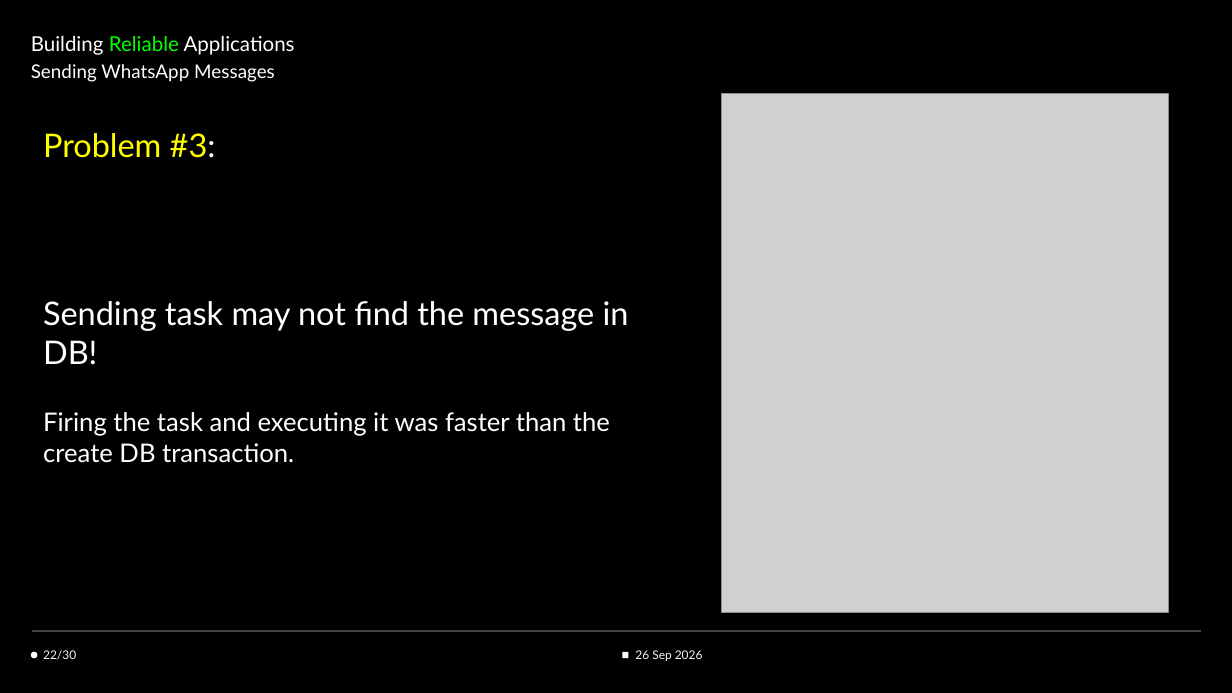
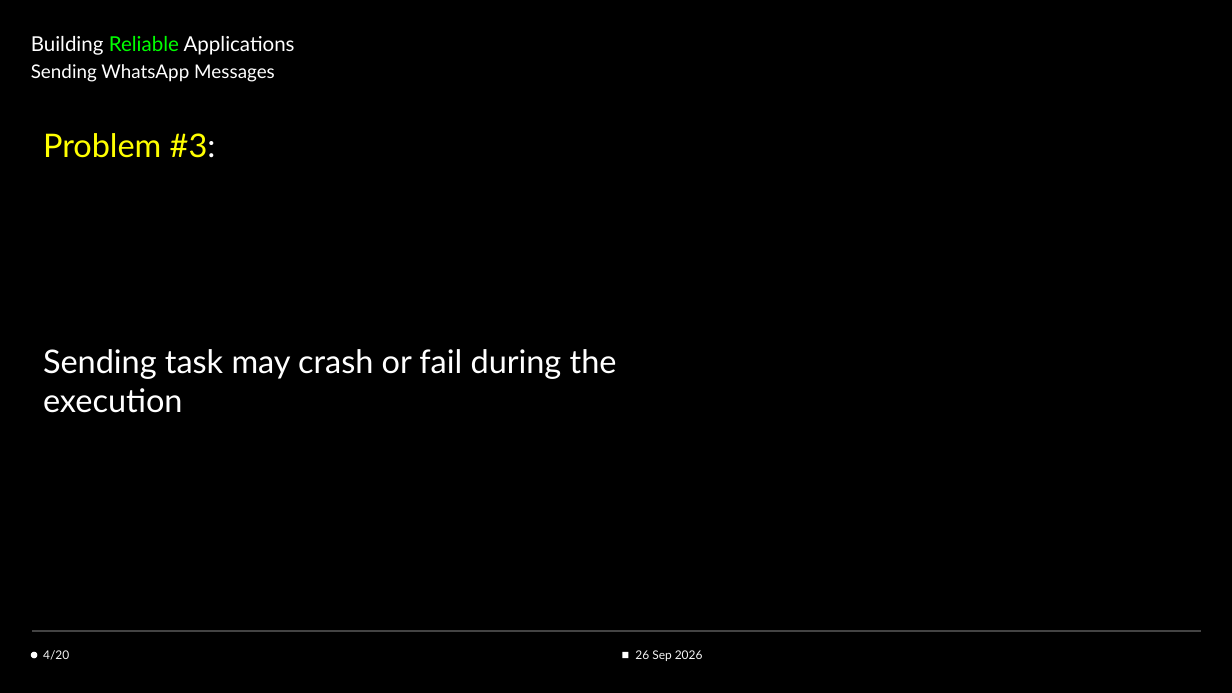
Before and after one commit to mo-waseem/realiable_app, a slide deck: slide 22 of Building Reliable Applications.pptx. Drawn at 1232x693 pixels with LibreOffice and Linux fonts; fonts in the diff are those of the drawing; grey boxes stand for pictures. Boxes give left, top, right and bottom in pixels: in the first picture for what was removed or moved away, otherwise in the second. Text is boxed around its words. In the diff, an @@ line names an element or a change of style, - is before the commit and + after.

```diff
--- a/Building Reliable Applications.pptx
+++ b/Building Reliable Applications.pptx
@@ picture removed at [721,94,1168,612] @@
@@ text at [43,349,617,413]: text changed; size 15 to 19 pt @@
-Sending task may not find the message in DB!
-Firing the task and executing it was faster than the create DB transaction.
+Sending task may crash or fail during the execution
@@ subtitle at [43,650,69,660]: text changed @@
-22/30
+4/20
```
Also in this commit, not shown: 8 other slides changed.
